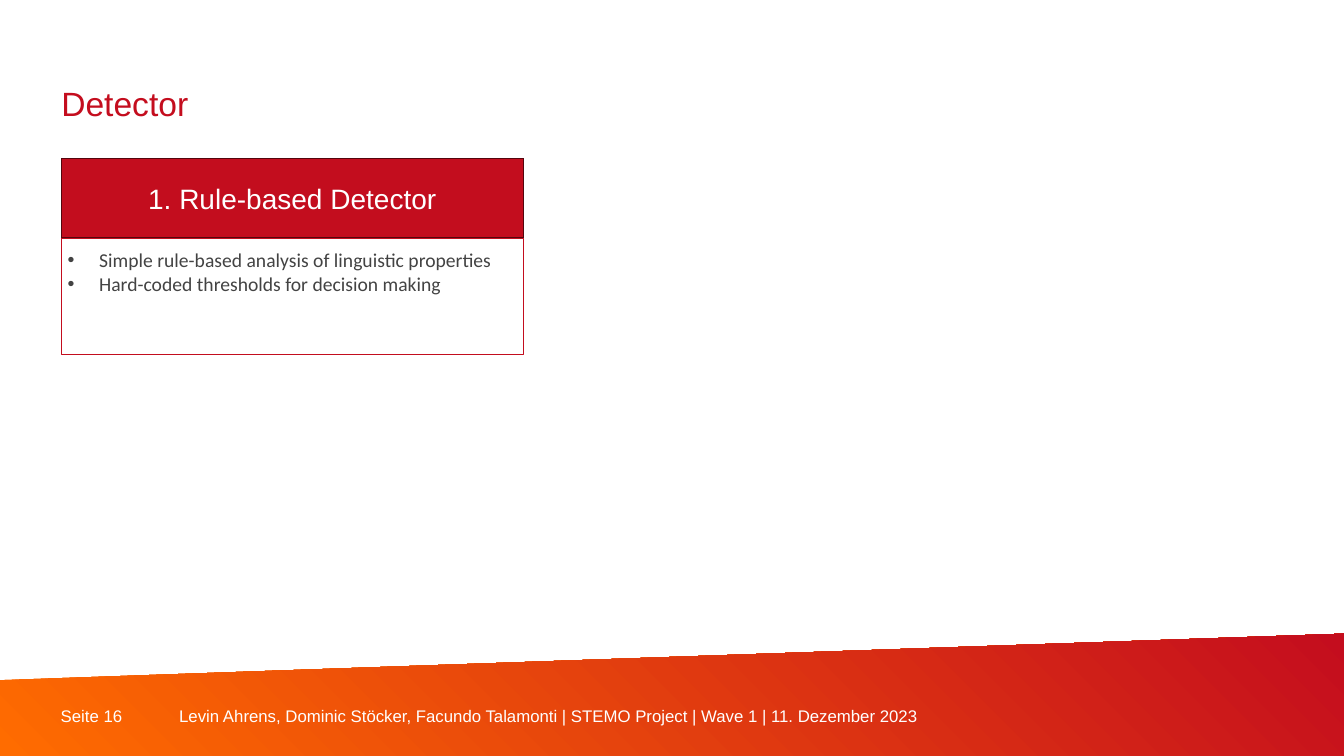
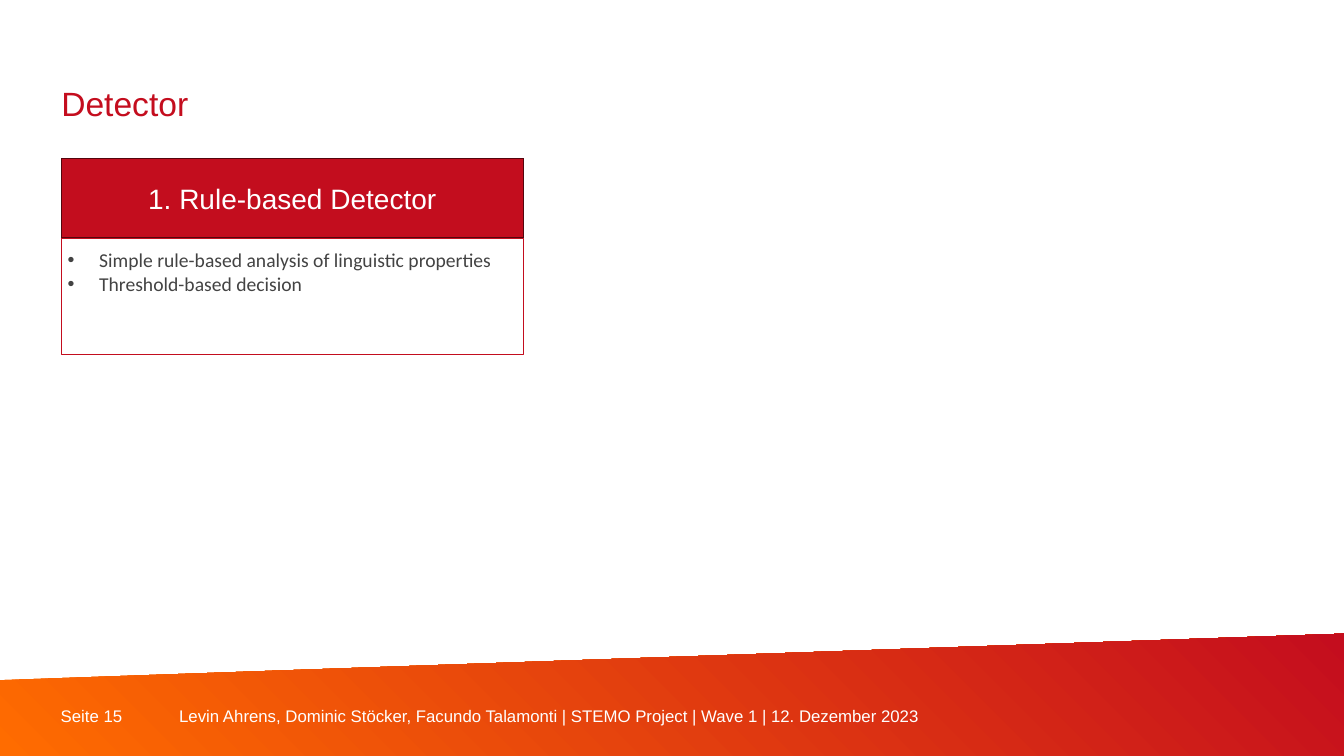
Before and after one commit to StoeckOverflow/steganography-with-llama, a slide deck: slide 15 of documentation/20231114_stemo_midterm.pptx (slide 16 before the commit). Drawn at 1344x756 pixels with LibreOffice and Linux fonts; fonts in the diff are those of the drawing; background and template pictures are left out. Boxes give left, top, right and bottom in pixels: in the first picture for what was removed or moved away, otherwise in the second. Text is boxed around its words. In the diff, an @@ line names an element or a change of style, - is before the commit and + after.

```diff
--- a/documentation/20231114_stemo_midterm.pptx
+++ b/documentation/20231114_stemo_midterm.pptx
@@ text at (99, 277, 302, 291): text changed @@
-• Hard-coded thresholds for decision making
+• Threshold-based decision
@@ page number at (61, 710, 123, 722): text changed @@
-Seite 16
+Seite 15
@@ text at (179, 710, 918, 726): text changed @@
-Levin Ahrens, Dominic Stöcker, Facundo Talamonti | STEMO Project | Wave 1 | 11. Dezember 2023
+Levin Ahrens, Dominic Stöcker, Facundo Talamonti | STEMO Project | Wave 1 | 12. Dezember 2023
```
Also in this commit, not shown: 16 other slides changed, 1 slide removed.
